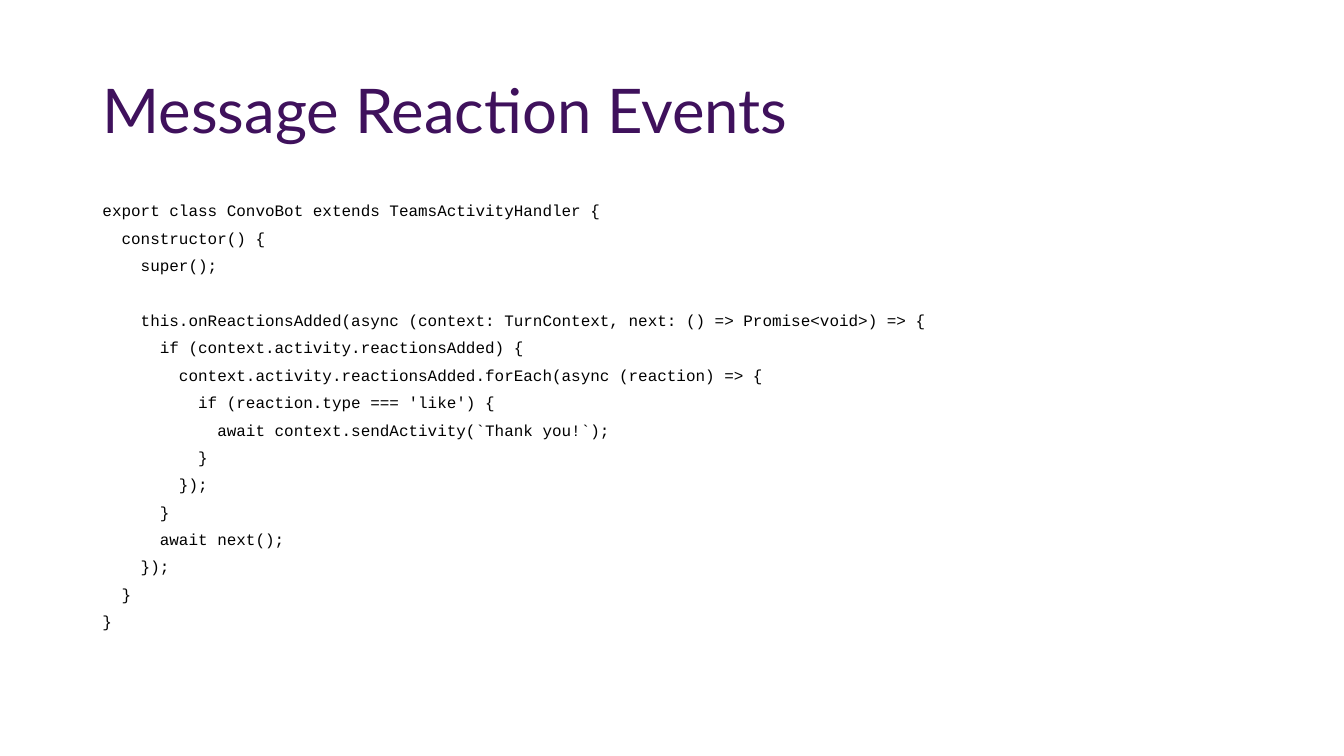
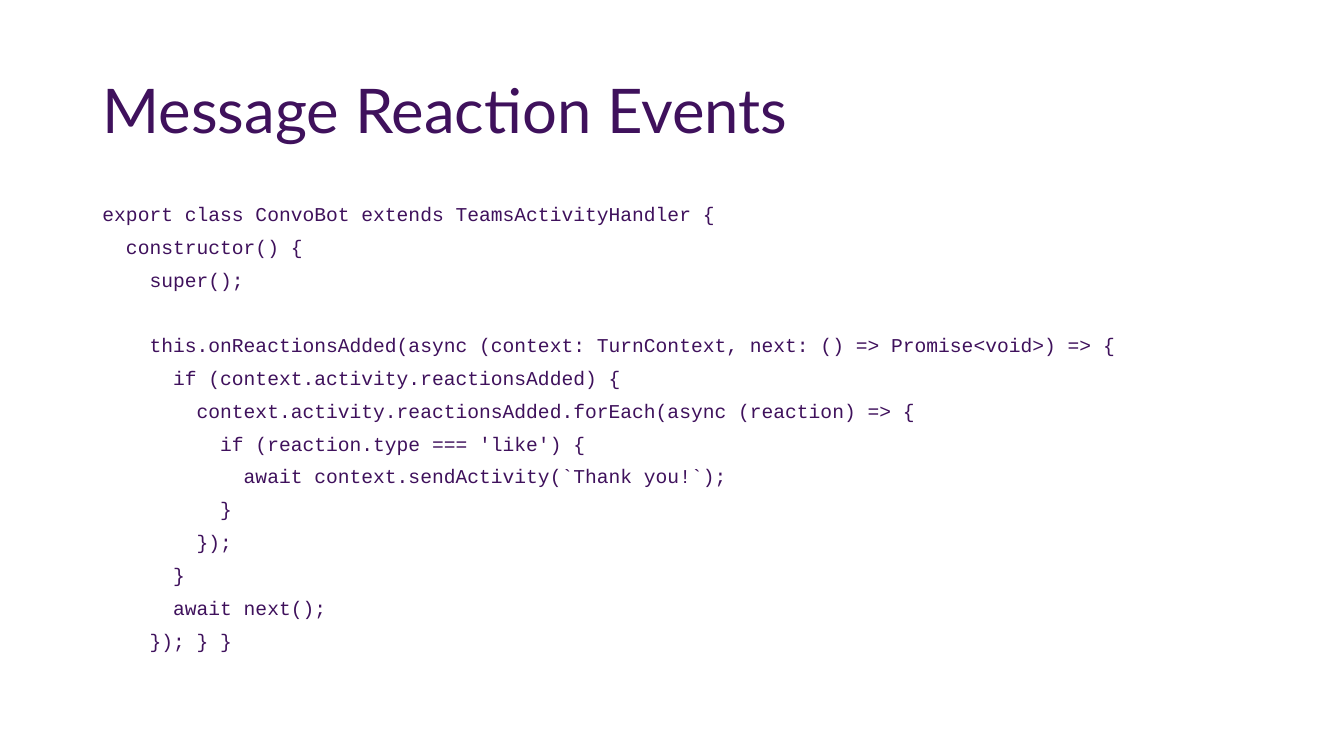
Before and after one commit to OfficeDev/TrainingContent, a slide deck: slide 26 of Teams/40 Conversational Bots/slides.pptx. Drawn at 1344x756 pixels with LibreOffice and Linux fonts; fonts in the diff are those of the drawing; background and template pictures are left out. Boxes give left, top, right and bottom in pixels: in the first picture for what was removed or moved away, otherwise in the second. Text is boxed around its words. In the diff, an @@ line names an element or a change of style, - is before the commit and + after.

```diff
--- a/Teams/40 Conversational Bots/slides.pptx
+++ b/Teams/40 Conversational Bots/slides.pptx
@@ text at [102, 207, 1056, 619]: text changed; size 11.4 to 14 pt; text colour #000000 to #3F115C @@
-});
-}
-}
+}); } }
@@ text at [102, 207, 1056, 619]: size 11.4 to 14 pt, text colour #000000 to #3F115C; line spacing 0.7 to 0.8 @@
```
Also in this commit, not shown: 9 other slides changed, 38 other files.
